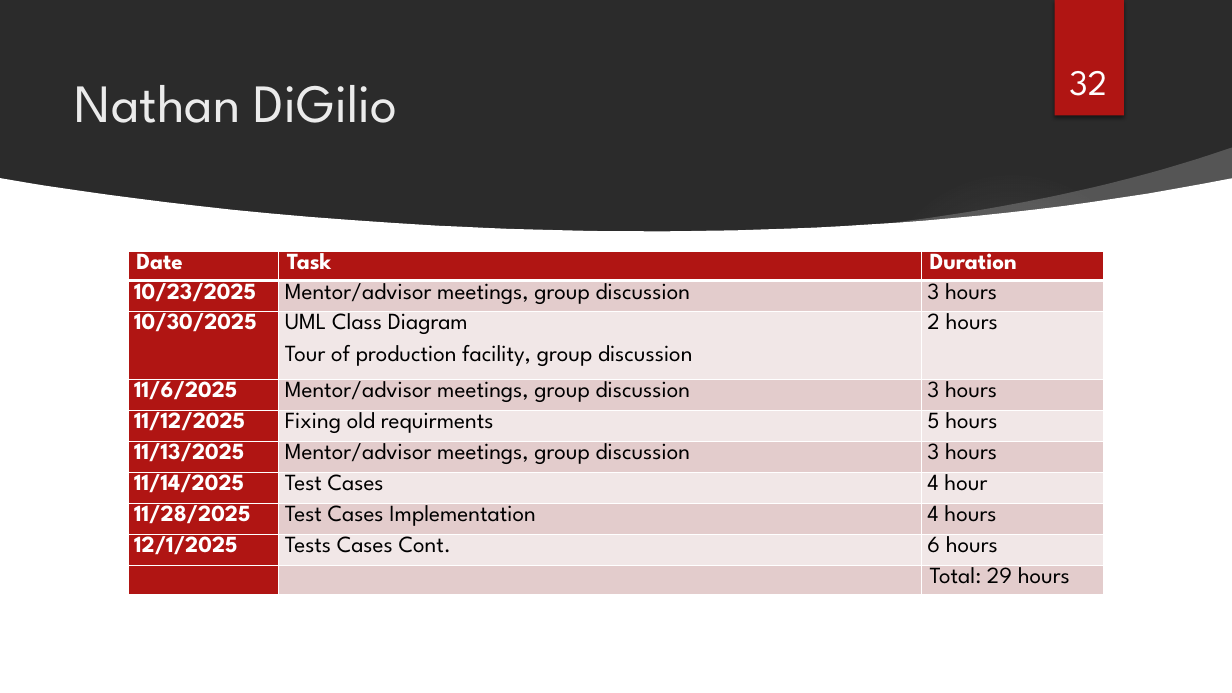
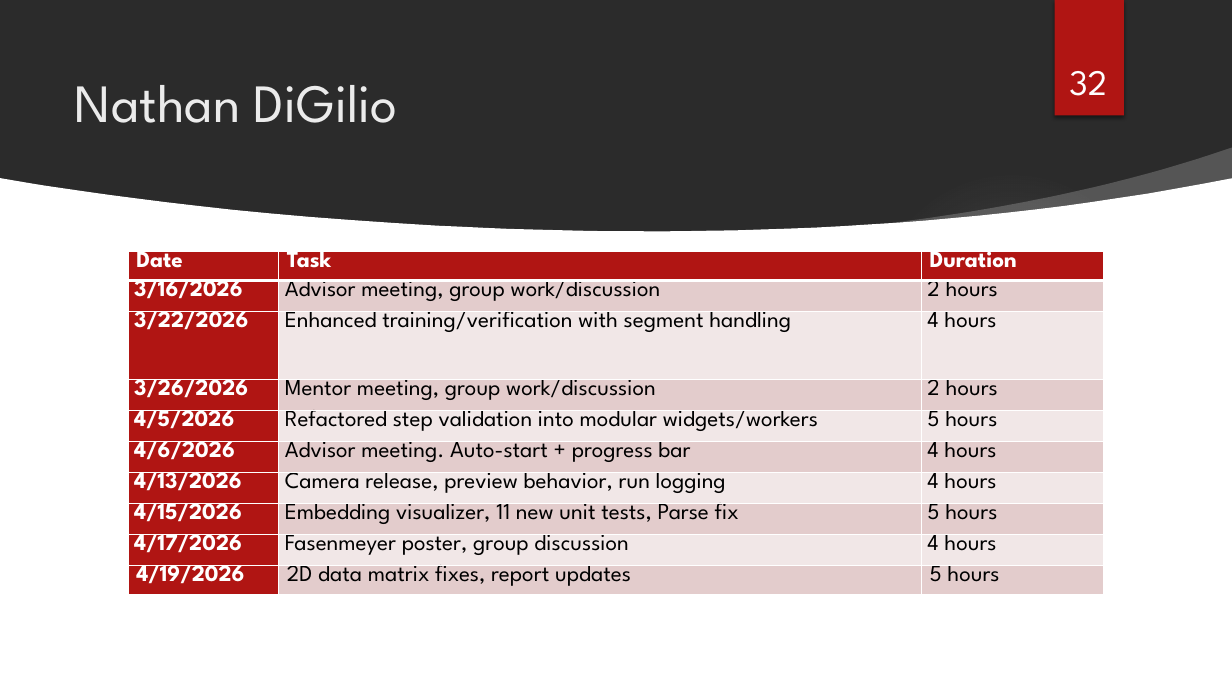
Before and after one commit to SeniorDesignBehrend/AIBI-Computer-Vision-for-Manufacturing, a slide deck: slide 32 of docs/reports/senior_design3.pptx. Drawn at 1232x693 pixels with LibreOffice and Linux fonts; fonts in the diff are those of the drawing; background and template pictures are left out; a plain dark background stands for a picture behind light text. Boxes give left, top, right and bottom in pixels: in the first picture for what was removed or moved away, otherwise in the second. Text is boxed around its words. In the diff, an @@ line names an element or a change of style, - is before the commit and + after.

Commit message:
Fixed an issue with the camera worker and updated the main window to reflect the changes. Also added new videos and a new image for visualization purposes. Updated the reports with the latest information.

```diff
--- a/docs/reports/senior_design3.pptx
+++ b/docs/reports/senior_design3.pptx
@@ table at <box>128,251,1105,595</box> @@
-row 2: 10/23/2025 | Mentor/advisor meetings, group discussion | 3 hours
+row 2: 3/16/2026 | Advisor meeting, group work/discussion | 2 hours
-row 3: 10/30/2025 | UML Class Diagram / Tour of production facility, group discussion | 2 hours
+row 3: 3/22/2026 | Enhanced training/verification with segment handling | 4 hours
-row 4: 11/6/2025 | Mentor/advisor meetings, group discussion | 3 hours
+row 4: 3/26/2026 | Mentor meeting, group work/discussion | 2 hours
-row 5, column 1: 11/12/2025
+row 5, column 1: 4/5/2026
-row 5, column 2: Fixing old requirments
+row 5, column 2: Refactored step validation into modular widgets/workers
-row 6: 11/13/2025 | Mentor/advisor meetings, group discussion | 3 hours
+row 6: 4/6/2026 | Advisor meeting. Auto-start + progress bar | 4 hours
-row 7: 11/14/2025 | Test Cases | 4 hour
+row 7: 4/13/2026 | Camera release, preview behavior, run logging | 4 hours
-row 8: 11/28/2025 | Test Cases Implementation | 4 hours
+row 8: 4/15/2026 | Embedding visualizer, 11 new unit tests, Parse fix | 5 hours
-row 9: 12/1/2025 | Tests Cases Cont. | 6 hours
+row 9: 4/17/2026 | Fasenmeyer poster, group discussion | 4 hours
-row 10:  |  | Total: 29 hours
+row 10: 4/19/2026 | 2D data matrix fixes, report updates | 5 hours
@@ line spacing 1.1 to 1 @@
@@ less space between paragraphs @@
```
Also in this commit, not shown: 16 other slides changed, 9 slides added, 9 slides removed, 11 other files.
